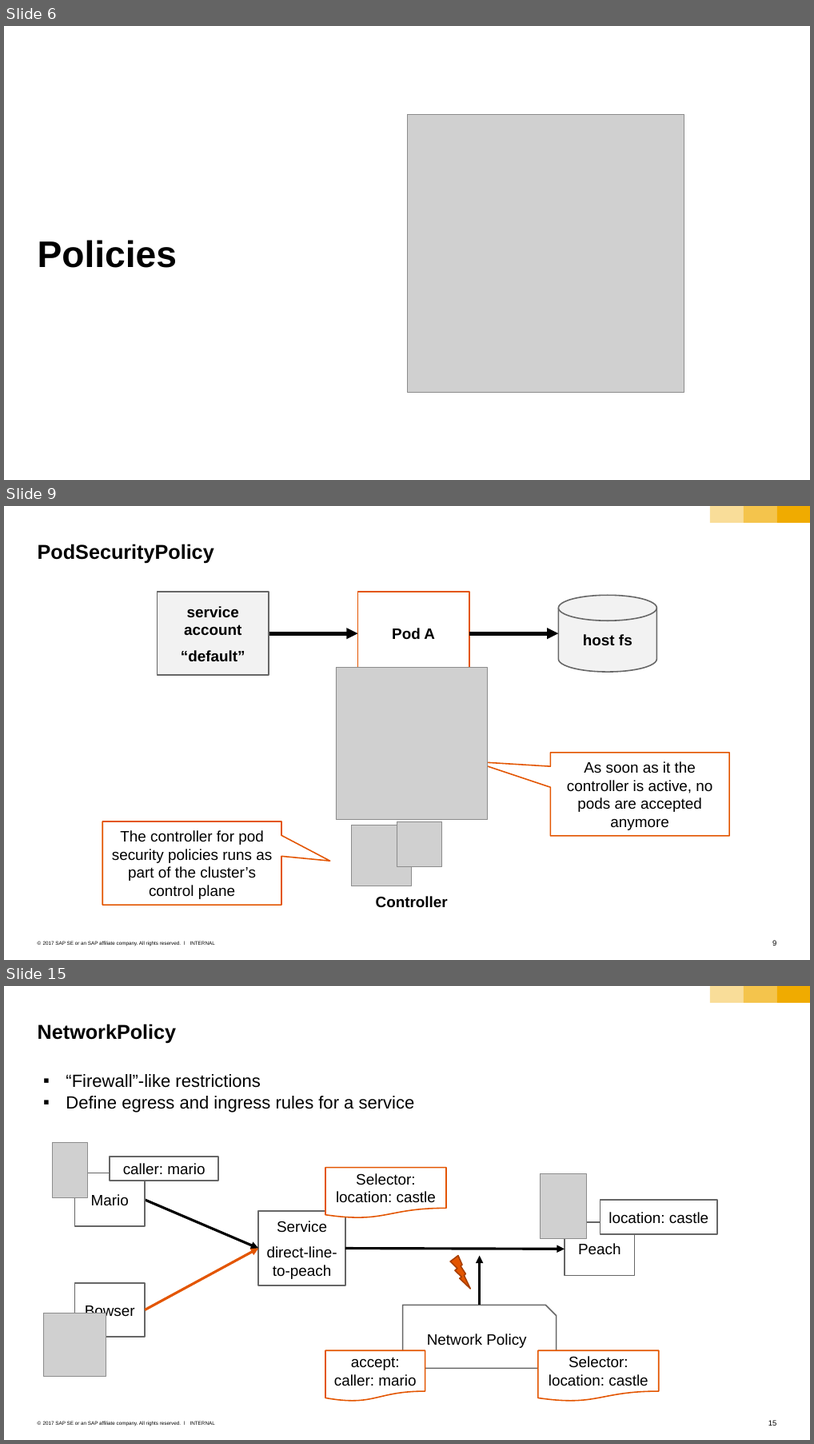
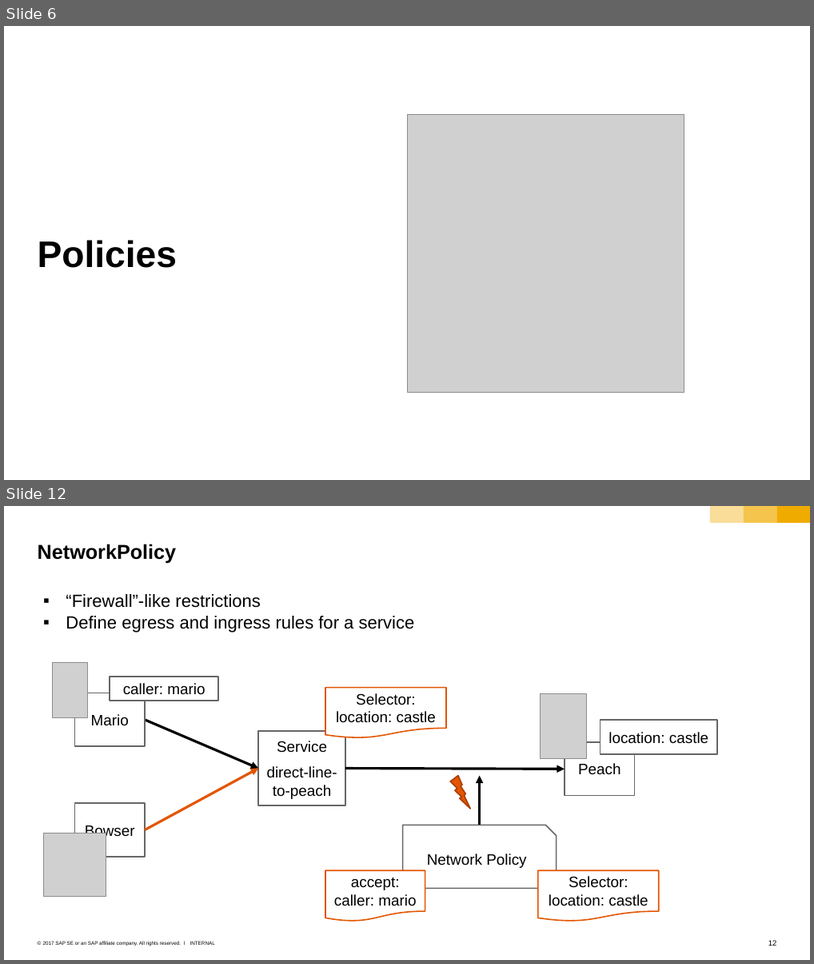
Before and after one commit to sriramrokkam/k8s-training, a slide deck: kubernetes/11_2_security.pptx. Shown one above the other, each under a label of ours: slides 6, 9 and 15 before the commit, slides 6 and 12 after it; the slides between them are not shown. The pictures are 814x1444 and 814x964 pixels, drawn with LibreOffice and Linux fonts; fonts in the diff are those of the drawing; grey boxes stand for pictures. Boxes give left, top, right and bottom in pixels: in the first picture for what was removed or moved away, otherwise in the second. Text is boxed around its words. In the diff, an @@ line names an element or a change of style, - is before the commit and + after.

Commit message:
update pod security standard

```diff
--- a/kubernetes/11_2_security.pptx
+++ b/kubernetes/11_2_security.pptx
@@ slide 9 removed at bbox=[4, 506, 810, 960], background #FFFFFF; not listed: 6 template elements that a slide beside it also shows @@
@@ title removed at bbox=[38, 544, 214, 564] @@
-PodSecurityPolicy
@@ rectangle removed at bbox=[157, 592, 268, 676] @@
-service account
-“default”
@@ rectangle removed at bbox=[358, 592, 469, 676] @@
-Pod A
@@ cylinder removed at bbox=[558, 595, 657, 672] @@
-host fs
@@ arrow removed from (269, 633) to (358, 633) @@
@@ arrow removed from (470, 633) to (558, 633) @@
@@ picture removed at bbox=[336, 668, 487, 819] @@
@@ speech box removed at bbox=[550, 752, 730, 836] @@
-As soon as it the controller is active, no pods are accepted anymore
@@ speech box removed at bbox=[102, 821, 282, 904] @@
-The controller for pod security policies runs as part of the cluster’s control plane
@@ picture removed at bbox=[351, 824, 412, 885] @@
@@ picture removed at bbox=[397, 821, 442, 866] @@
@@ text removed at bbox=[376, 896, 448, 908] @@
-Controller
@@ what was slide 15 is now slide 12 @@
@@ page number at bbox=[769, 940, 778, 945]: text changed @@
-15
+12
```
Also in this commit, not shown: 3 slides changed, 2 slides added, 4 other slides removed.
